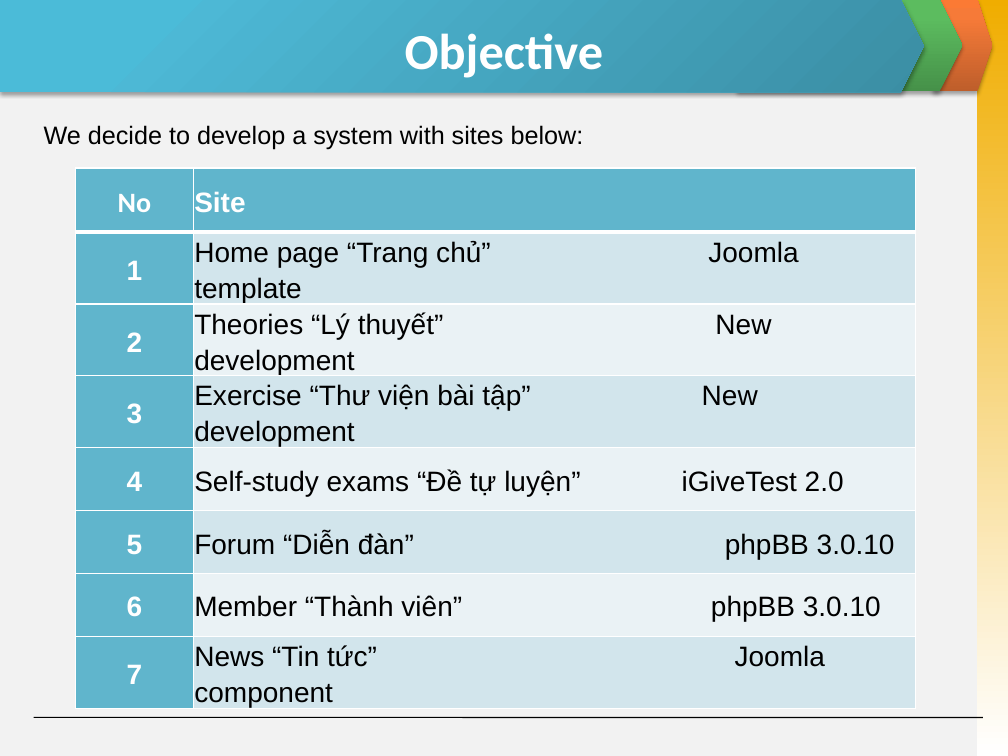
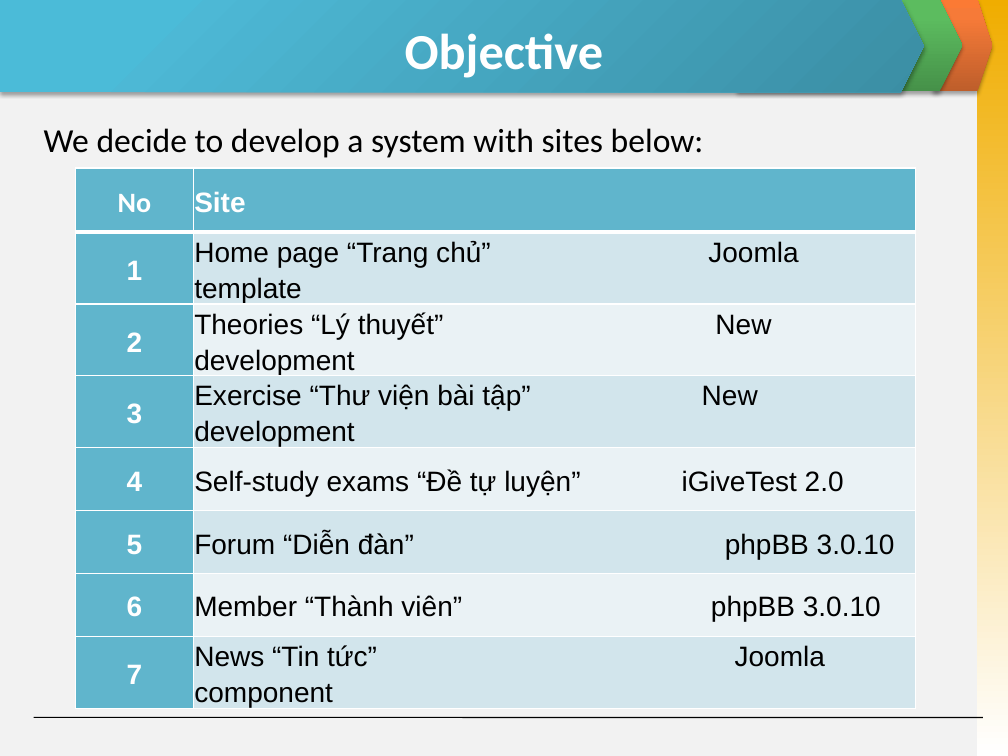
Before and after one commit to invisibleghost/e-learning-website, a slide deck: slide 9 of Document/Final report/Slide Present E-Learning.pptx. Drawn at 1008x756 pixels with LibreOffice and Linux fonts; fonts in the diff are those of the drawing. Boxes give left, top, right and bottom in pixels: in the first picture for what was removed or moved away, otherwise in the second. Text is boxed around its words. In the diff, an @@ line names an element or a change of style, - is before the commit and + after.

```diff
--- a/Document/Final report/Slide Present E-Learning.pptx
+++ b/Document/Final report/Slide Present E-Learning.pptx
@@ text "We decide to develop a ..." at (x1=44, y1=128, x2=704, y2=158): size 18 to 24 pt, font Arial to Calibri @@
```
Also in this commit, not shown: 6 other slides changed, 1 slide added, 1 slide removed.
